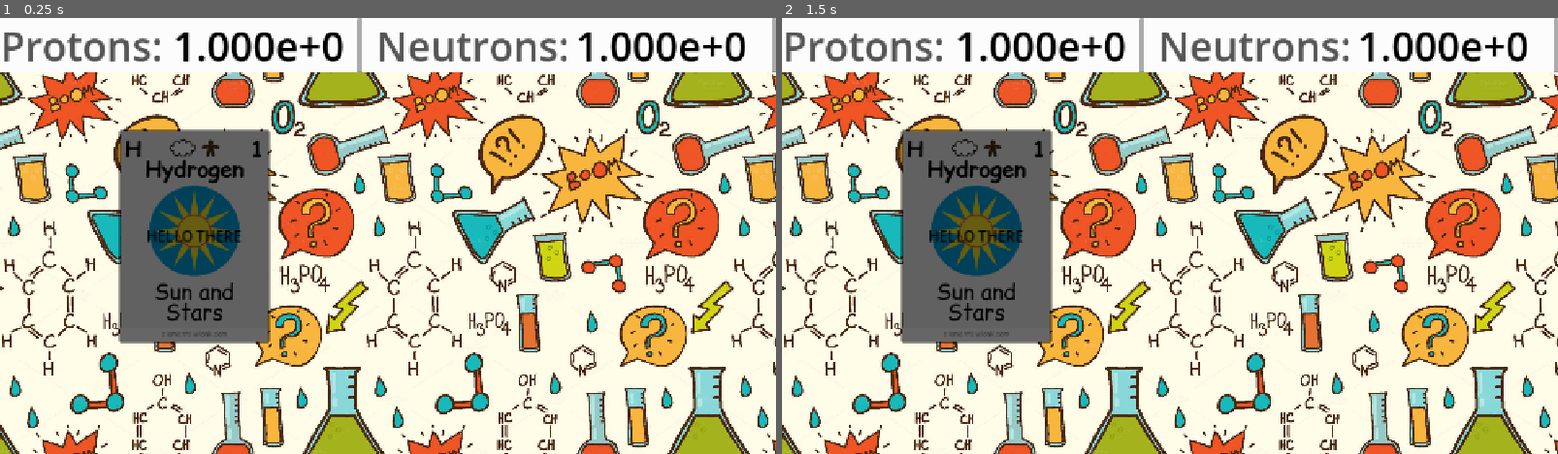
Above: before the commit, frames 1-2 (left to right).
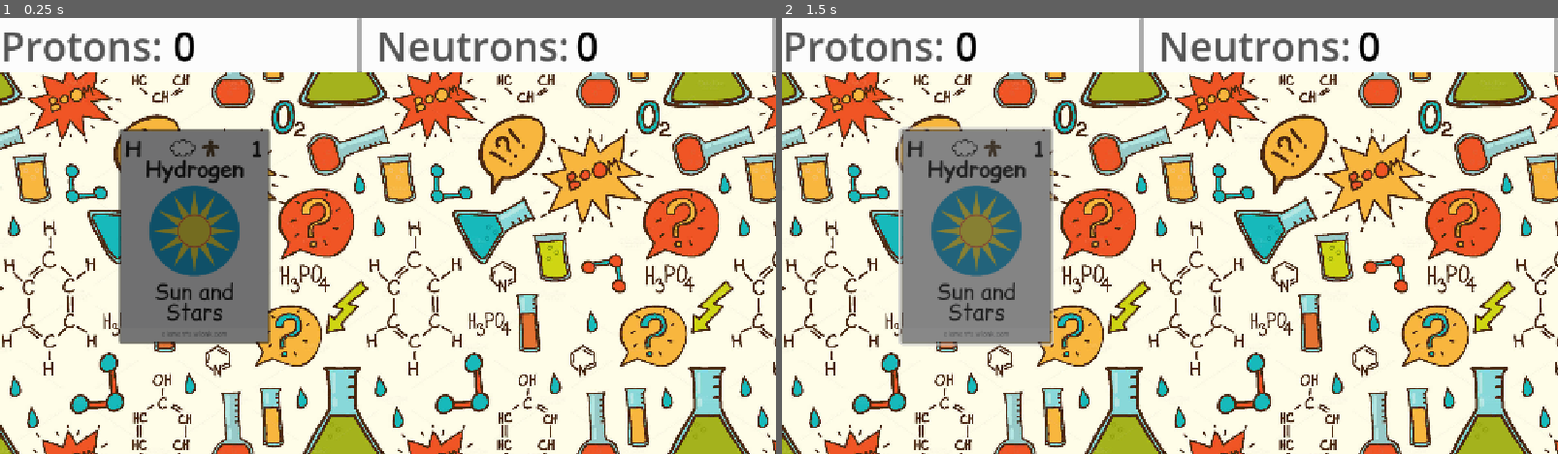
Above: after the commit, the same moments.

Repository: Boarff/ProgrammingGame2025
Game: Godot game, scene res://Main.tscn
Two runs of this game, one before a commit and one after it. Both use one fixed random seed, a clock stepped at 60 frames per second and the inputs below.
Inputs (mouse positions are in pixels of both pictures, inside the frame that each line leads up to):
- Up to frame 1 (0.25 s): no input
- Up to frame 2 (1.5 s): click (976, 236) at 0.5 s; click (976, 236) at 1.25 s

The runs differ from the first frame. In frame 1, 1.7% of the frame differs, in the area x 15-96%, y 3-75%; in frame 2, 11%, in the area x 15-96%, y 3-76%.
Error after the commit: Invalid operands 'String' and 'int' in operator '+'. (res://shops.gd:92)

Commit message:
Made button work, started work on displaying numbers

Diff:
--- a/chemistry-clicker/Main.tscn
+++ b/chemistry-clicker/Main.tscn
@@ -13,8 +13,6 @@
 scale = Vector2(0.667, 0.667)
 texture = ExtResource("1_glv2v")
 
-[node name="Clicker" parent="." instance=ExtResource("3_cm0pq")]
-
 [node name="Shops" parent="." instance=ExtResource("4_fos0i")]
 anchors_preset = 0
 anchor_right = 0.0
@@ -23,3 +21,5 @@
 offset_bottom = 720.0
 grow_horizontal = 1
 grow_vertical = 1
+
+[node name="Clicker" parent="." instance=ExtResource("3_cm0pq")]
--- a/chemistry-clicker/clicker.gd
+++ b/chemistry-clicker/clicker.gd
@@ -3,4 +3,3 @@
 
 func _on_button_button_down() -> void:
 	click.emit()
-	print("clicked")
--- a/chemistry-clicker/clicker.tscn
+++ b/chemistry-clicker/clicker.tscn
@@ -411,23 +411,15 @@
 sprite_frames = SubResource("SpriteFrames_ib6r5")
 animation = &"Elements"
 
-[node name="Polygon2D" type="Polygon2D" parent="Clicker"]
-z_index = -1
-color = Color(0, 0, 0, 1)
-polygon = PackedVector2Array(-88, -120, 88, -120, 88, 120, -88, 120)
-uv = PackedVector2Array(-88, -124, 86.6667, -126, 88.6667, 125.333, -88.6667, 125.333)
-
 [node name="Button" type="Button" parent="Clicker"]
-self_modulate = Color(0, 0, 0, 1)
 anchors_preset = 15
 anchor_right = 1.0
 anchor_bottom = 1.0
 offset_left = -83.0
-offset_top = -117.0
+offset_top = -118.0
 offset_right = -79.0
-offset_bottom = -113.0
+offset_bottom = -112.0
 grow_horizontal = 2
 grow_vertical = 2
-text = "HELLO THERE"
 
 [connection signal="button_down" from="Clicker/Button" to="." method="_on_button_button_down"]
--- a/chemistry-clicker/shops.gd
+++ b/chemistry-clicker/shops.gd
@@ -2,7 +2,7 @@
 # todo: Change to a file later
 var protonTotal = 0
 var neutronTotal = 0
-var elementProgress = 0
+var elementProgress = 1
 # nuclides
 var nuclidesDict = {
 	1: [0,1],
@@ -76,11 +76,17 @@
 	69: 100,
 }
 
+@onready var protDisplay = $Protons/ProtNum
+@onready var neutDisplay = $Neutrons/NeutNum
+
 func _ready():
 	var clicker = get_node("/root/Main/Clicker")
 	clicker.click.connect(_on_clicker_click)
 
+func _process(_delta):
+	protDisplay = str(protonTotal)
+	neutronTotal = str(neutronTotal)
 
 func _on_clicker_click():
+	protonTotal += elementProgress
 	neutronTotal += nuclidesDict[elementProgress].pick_random()
-	print(neutronTotal)
--- a/chemistry-clicker/shops.tscn
+++ b/chemistry-clicker/shops.tscn
@@ -44,7 +44,7 @@
 offset_left = 0.230988
 offset_bottom = 2.0
 theme = SubResource("Theme_s3fj1")
-text = "1.000e+0"
+text = "0"
 
 [node name="Neutrons" type="RichTextLabel" parent="."]
 self_modulate = Color(0.332881, 0.332881, 0.332881, 1)
@@ -56,7 +56,7 @@
 theme = SubResource("Theme_s3fj1")
 text = "Neutrons: "
 
-[node name="ProtNum2" type="RichTextLabel" parent="Neutrons"]
+[node name="NeutNum" type="RichTextLabel" parent="Neutrons"]
 self_modulate = Color(0, 0, 0, 1)
 layout_mode = 1
 anchors_preset = -1
@@ -65,4 +65,4 @@
 offset_left = 329.0
 offset_bottom = 2.0
 theme = SubResource("Theme_s3fj1")
-text = "1.000e+0"
+text = "0"
